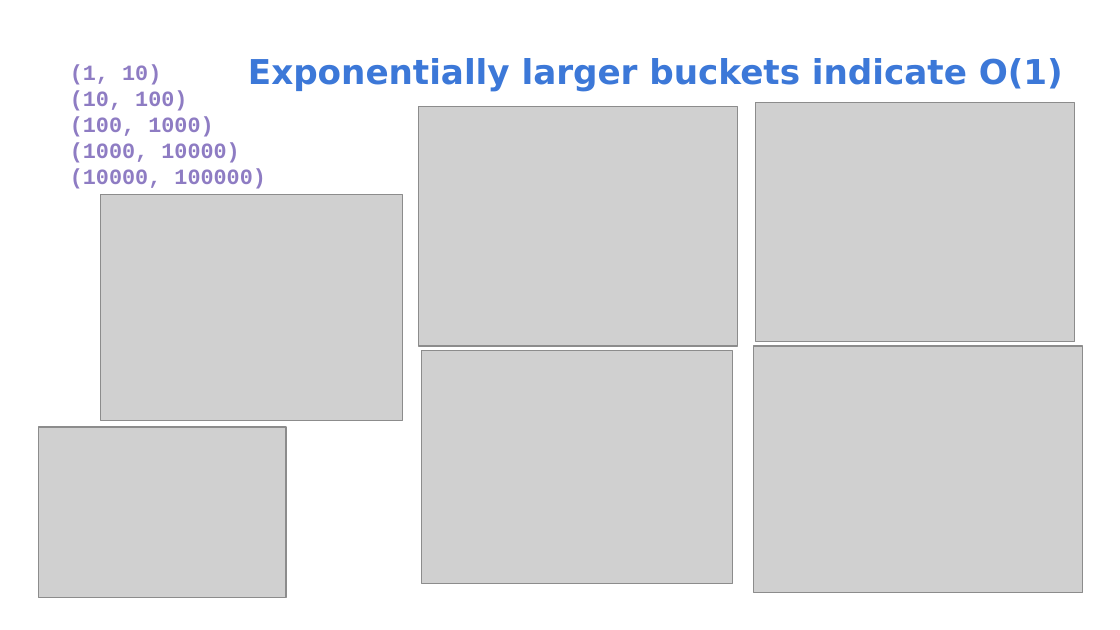
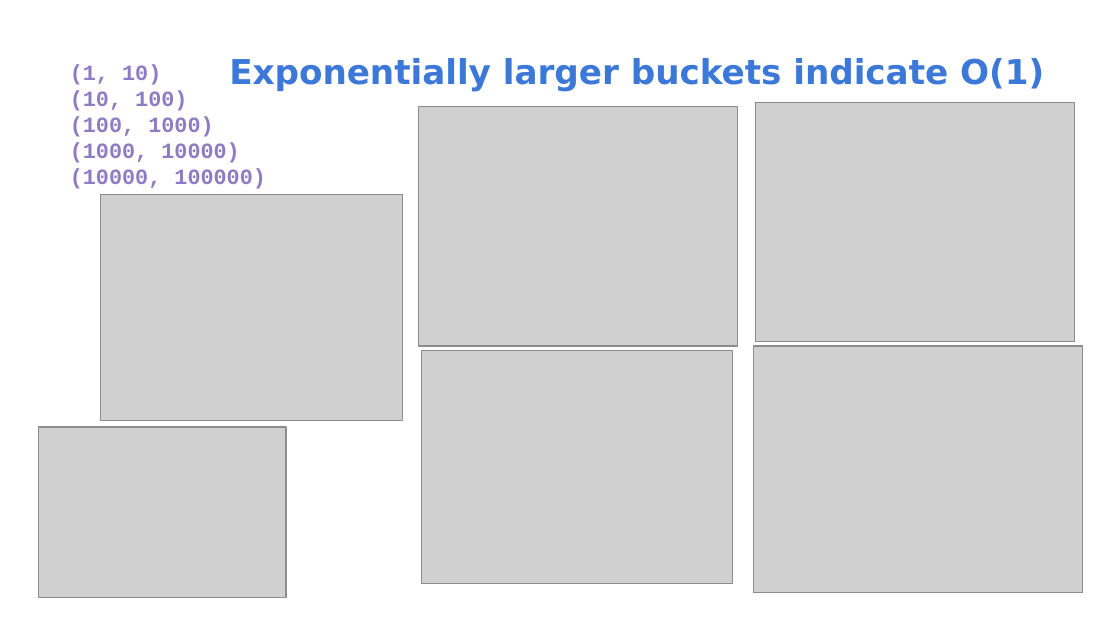
Before and after one commit to rorsini/lbl_tcoki, a slide deck: slide 3 of slides/Tcoki Slidedeck.pptx. Drawn at 1120x630 pixels with LibreOffice and Linux fonts; fonts in the diff are those of the drawing; grey boxes stand for pictures. Boxes give left, top, right and bottom in pixels: in the first picture for what was removed or moved away, otherwise in the second. Text is boxed around its words. In the diff, an @@ line names an element or a change of style, - is before the commit and + after.

```diff
--- a/slides/Tcoki Slidedeck.pptx
+++ b/slides/Tcoki Slidedeck.pptx
@@ text "Exponentially larger buckets indicate O(1)": place and size @@
-text "Exponentially larger buckets indicate O(1)" at [248, 58, 1063, 92]
+text "Exponentially larger buckets indicate O(1)" at [229, 58, 1044, 92]
```
Also in this commit, not shown: 2 other slides changed, 1 other file.
